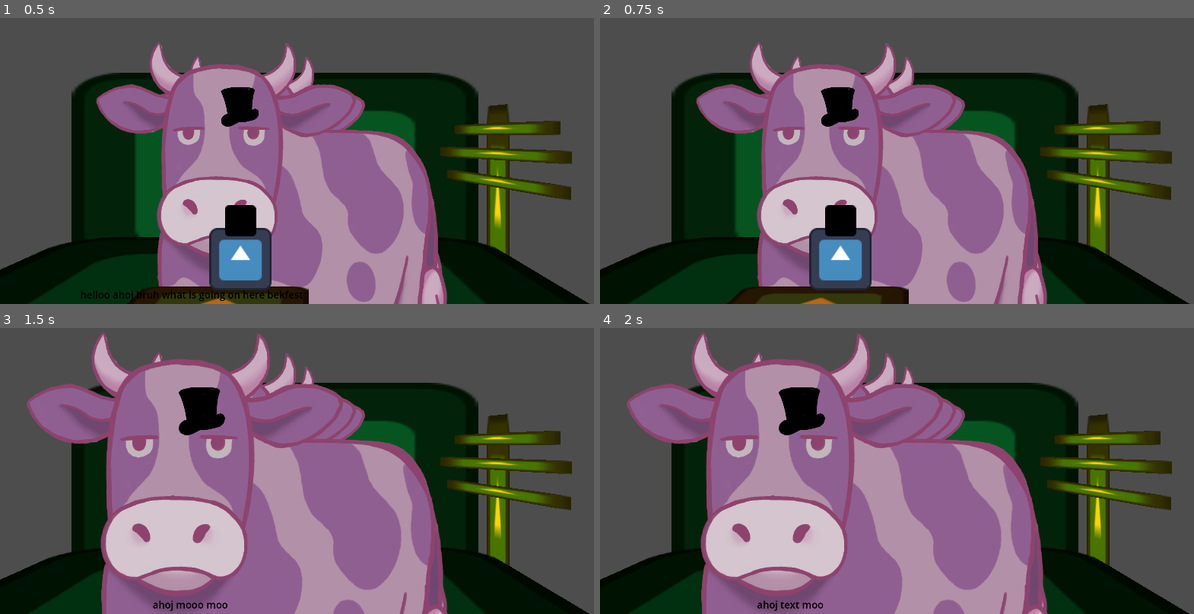
Above: before the commit, frames 1-4 (two rows, left to right).
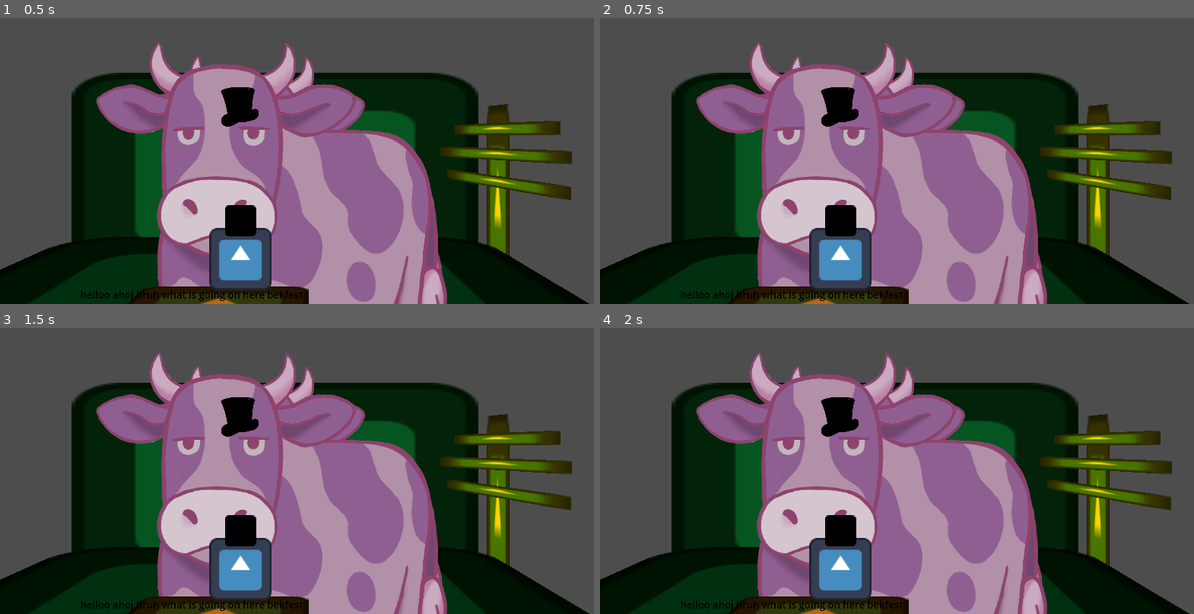
Above: after the commit, the same moments.

Repository: cubebuc/duck
Game: Godot game, scene res://scenes/main_test.tscn
Same seed, same stepped clock (60 frames per second), same inputs: the game is played once before the commit and once after it. This scene is started directly instead of the project's main scene. The engine's default icon, where the game draws it, is replaced by a stand-in: a white triangle on a blue panel in a dark square.
Inputs:
- Up to frame 1 (0.5 s): no input
- Up to frame 2 (0.75 s): tap Enter at 0.5 s; tap R at 0.6 s
- Up to frame 3 (1.5 s): tap M at 0.8, 1.35 s; tap Space at 1.25 s; hold A from 1.28 s (still down)
- Up to frame 4 (2 s): keep holding A; tap R at 1.55 s

Frame 1 is identical in both runs. In frame 2, 0.3% of the frame differs, in the area x 13-51%, y 95-99%; in frame 3, 32%; in frame 4, 32%, in the area x 4-76%, y 1-100%.
Error before the commit: Invalid access to property or key 'text' on a base object of type 'Nil'. (res://scripts/dialogue_manager.gd:21)

Commit message:
fix: Remove process from game manager and fix types

Diff:
--- a/scripts/game_manager.gd
+++ b/scripts/game_manager.gd
@@ -21,27 +21,6 @@
 
 	for i in base_character_count:
 		character_manager.add_character()
-
-
-func _process(delta: float) -> void:
-	if Input.is_key_pressed(Key.KEY_R):
-		if pr:
-			return
-		pr = true
-		read_book()
-	else:
-		pr = false
-
-	if Input.is_key_pressed(Key.KEY_A):
-		if pa:
-			return
-		pa = true
-		answer_animal("")
-	else:
-		pa = false
-
-	if Input.is_key_pressed(Key.KEY_M):
-		print(MoneyManager.money)
 
 
 func read_book() -> void:
@@ -76,7 +55,7 @@
 	# TODO
 
 
-func answer_animal(answer: String) -> void:
+func answer_animal(answer: DialogueText.Answer) -> void:
 	'''
 	1. Close eyes
 	2. Update money (bonus for quick and random)
